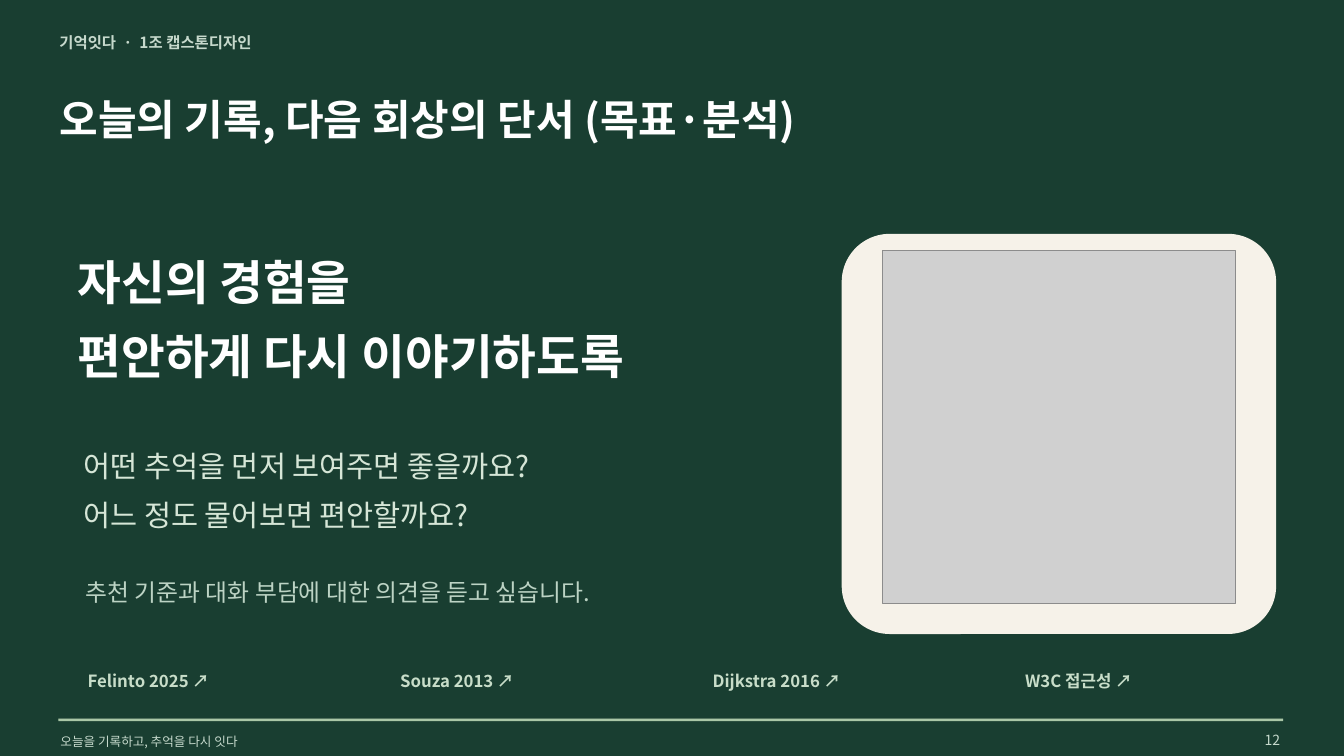
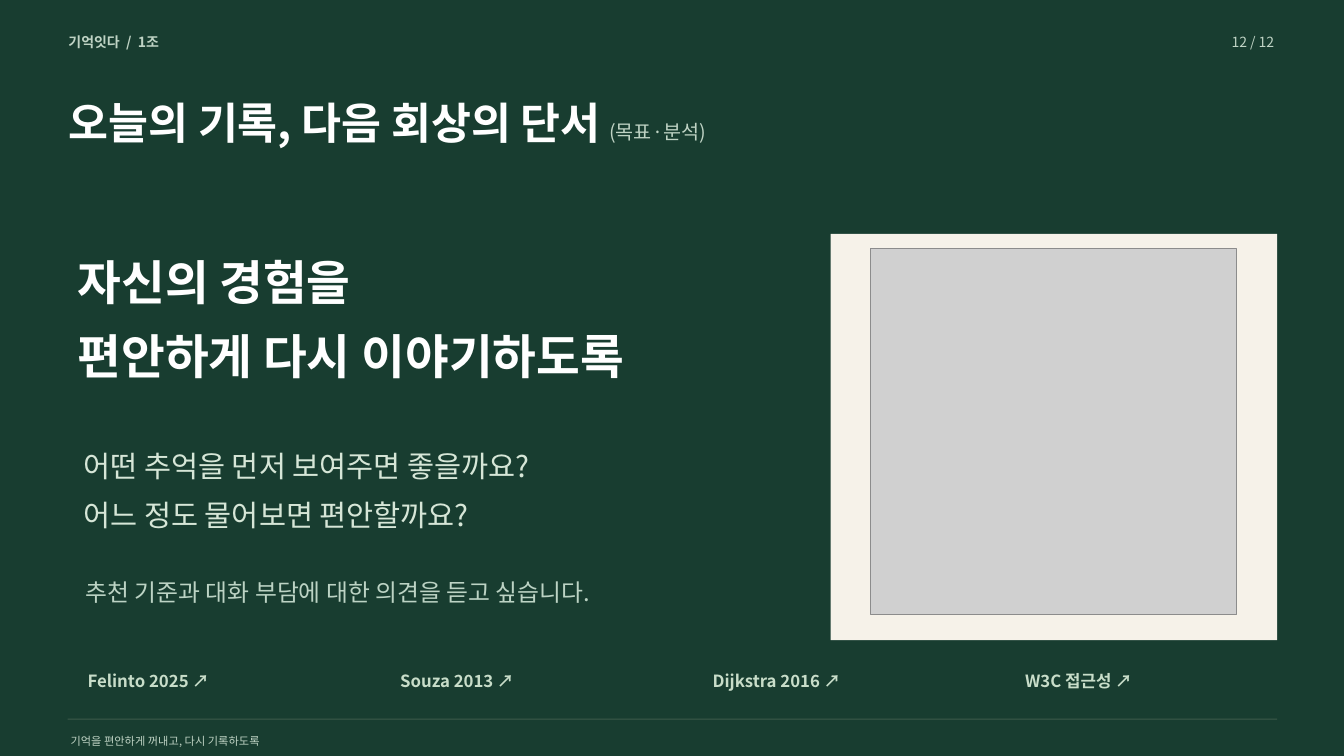
Before and after one commit to jungminpark68/capstone, a slide deck: slide 12 of docs/presentations/memory_connect_intro_7min.pptx. Drawn at 1344x756 pixels with LibreOffice and Linux fonts; fonts in the diff are those of the drawing; grey boxes stand for pictures. Boxes give left, top, right and bottom in pixels: in the first picture for what was removed or moved away, otherwise in the second. Text is boxed around its words. In the diff, an @@ line names an element or a change of style, - is before the commit and + after.

Commit message:
Polish presentation typography, imagery, spacing and visual layouts

```diff
--- a/docs/presentations/memory_connect_intro_7min.pptx
+++ b/docs/presentations/memory_connect_intro_7min.pptx
@@ background #193E31 to #183D30 @@
@@ text at box(68, 35, 159, 49): text changed; size 11 to 10 pt; text colour #C6D9CC to #BFD3C4 @@
-기억잇다 · 1조 캡스톤디자인
+기억잇다 / 1조
@@ text at box(1232, 36, 1275, 47): text changed; text colour #C6D9CC to #BFD3C4 @@
-12
+12 / 12
@@ text "오늘의 기록, 다음 회상의 단서 ...": place and size @@
-text "오늘의 기록, 다음 회상의 단서 ..." at box(59, 99, 795, 144)
+text "오늘의 기록, 다음 회상의 단서 ..." at box(68, 102, 706, 148)
@@ text "오늘의 기록, 다음 회상의 단서 ..." at box(68, 102, 706, 148): size 30 to 31 pt in "오늘의 기록, 다음 회상의 단서"; size 30 to 14 pt, text colour #FFFFFF to #BFD3C4, bold off in "(목표·분석)" @@
@@ rectangle: place and size @@
-rectangle at box(842, 234, 1276, 634)
+rectangle at box(831, 234, 1277, 640)
@@ rectangle at box(831, 234, 1277, 640): rounded rectangle to rectangle @@
@@ picture: place and size @@
-picture at box(882, 251, 1235, 604)
+picture at box(871, 249, 1237, 615)
@@ rectangle removed at box(58, 719, 1284, 722) @@
@@ rectangle: place and size @@
-rectangle at box(58, 719, 1284, 720)
+rectangle at box(68, 719, 1277, 720)
@@ text at box(71, 736, 260, 747): text changed; size 9 to 8 pt; text colour #C6D9CC to #BFD3C4 @@
-오늘을 기록하고, 추억을 다시 잇다
+기억을 편안하게 꺼내고, 다시 기록하도록
```
Also in this commit, not shown: 11 other slides changed, 4 other files.
